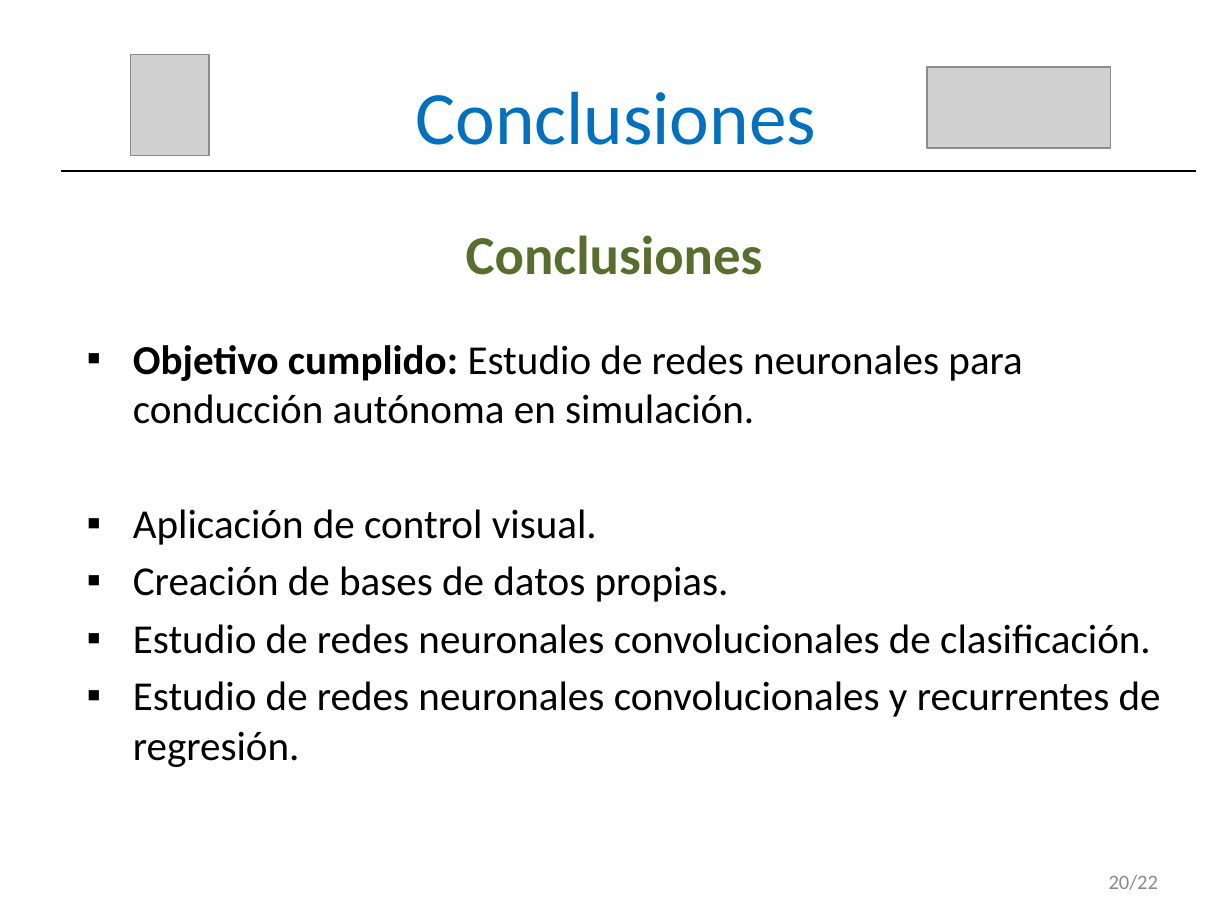
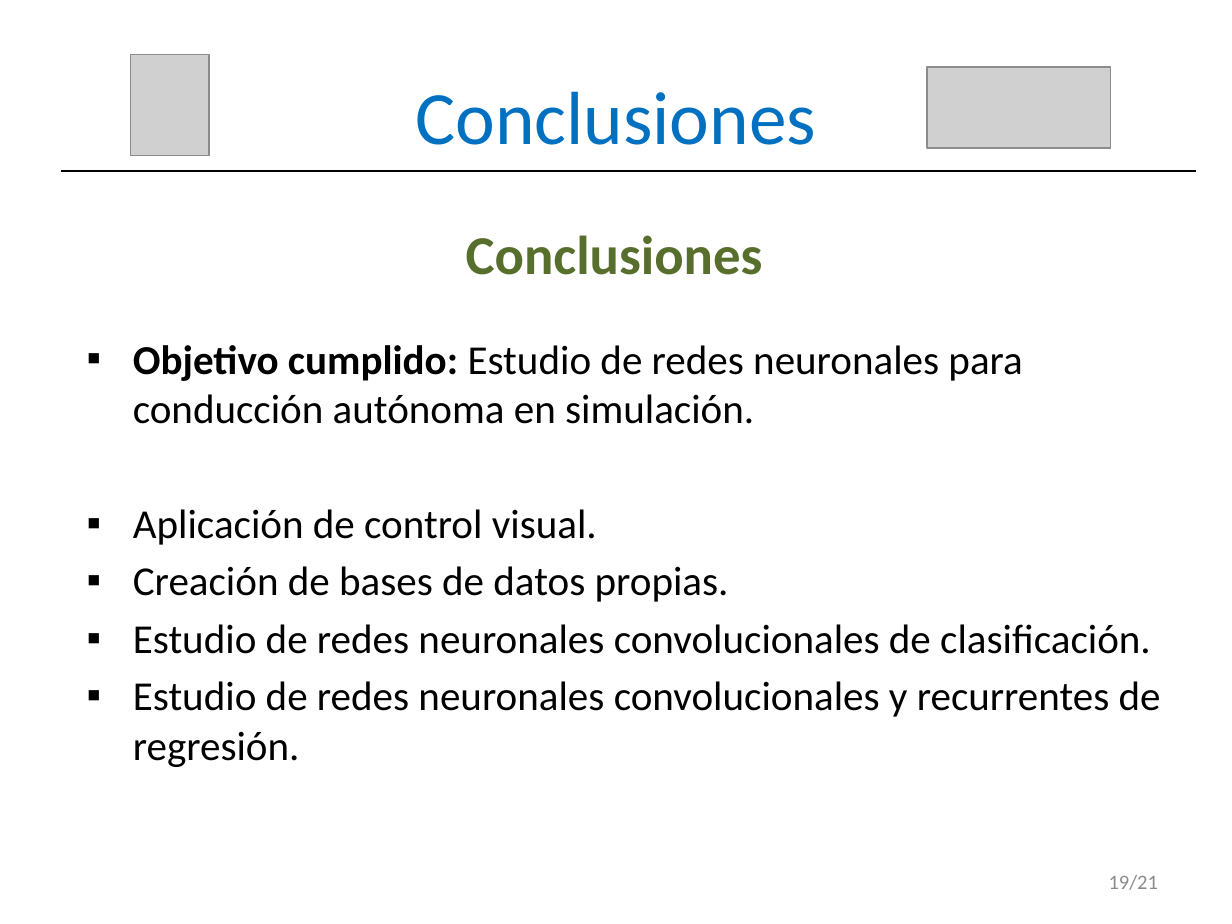
Before and after one commit to RoboticsLabURJC/2017-tfm-vanessa-fernandez, a slide deck: slide 20 of Memoria/Presentación.pptx (slide 21 before the commit). Drawn at 1232x924 pixels with LibreOffice and Linux fonts; fonts in the diff are those of the drawing; grey boxes stand for pictures. Boxes give left, top, right and bottom in pixels: in the first picture for what was removed or moved away, otherwise in the second. Text is boxed around its words. In the diff, an @@ line names an element or a change of style, - is before the commit and + after.

```diff
--- a/Memoria/Presentación.pptx
+++ b/Memoria/Presentación.pptx
@@ text at box(1109, 875, 1158, 890): text changed @@
-20/22
+19/21
```
Also in this commit, not shown: 20 other slides changed, 1 slide removed.
